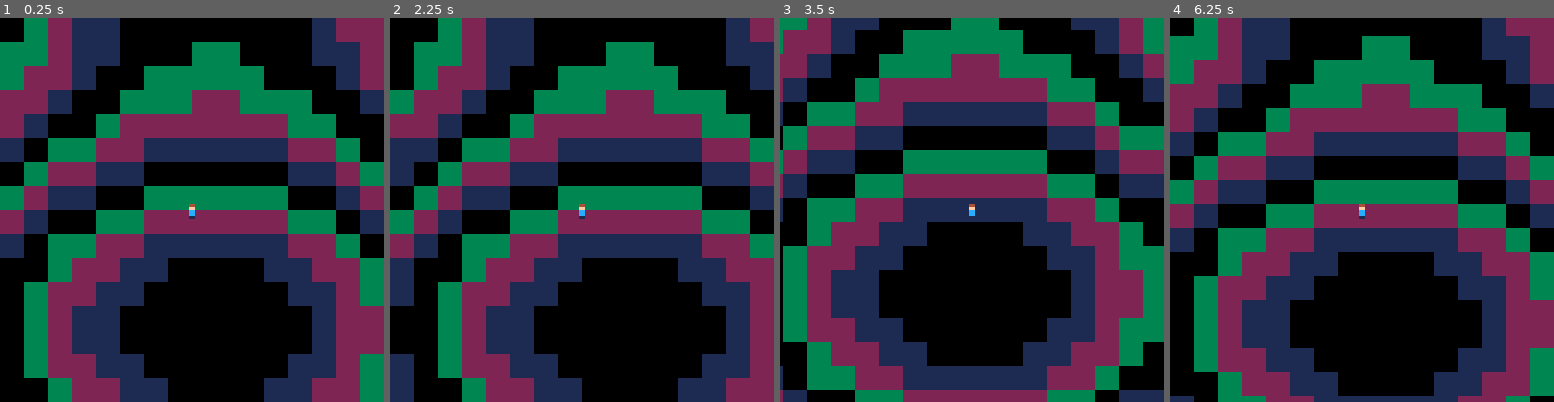
Above: before the commit, frames 1-4 (left to right).
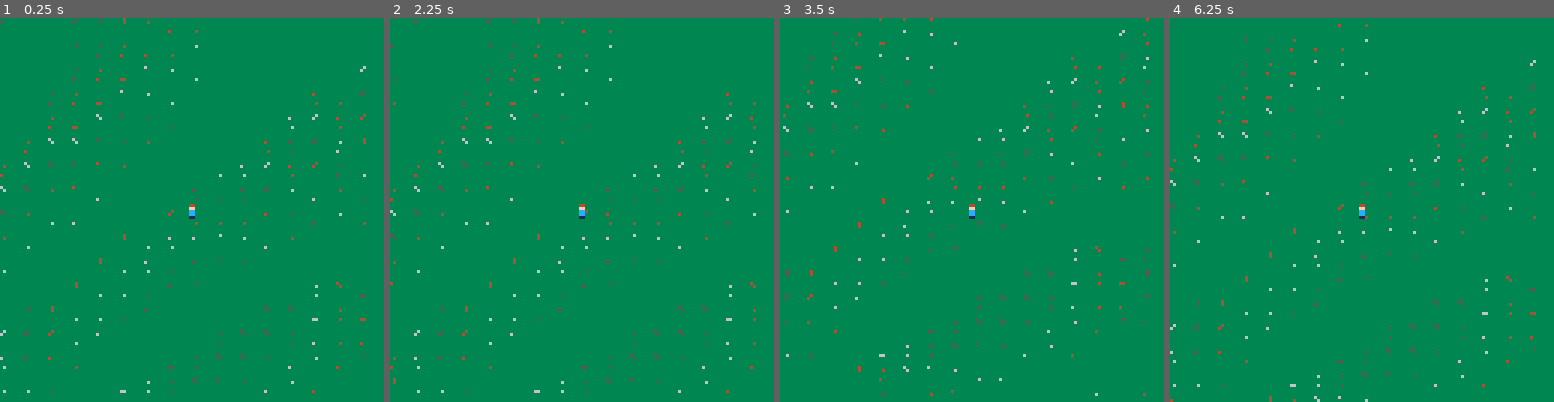
Above: after the commit, the same moments.

Repository: darabos/pico-8-projects
Game: PICO-8 cartridge buzz-survivor.p8
Two runs of this game, one before a commit and one after it. Both use one fixed random seed, a clock stepped at 60 frames per second and the inputs below.
Inputs:
- Up to frame 1 (0.25 s): no input
- Up to frame 2 (2.25 s): hold Left from 1.97 s (still down)
- Up to frame 3 (3.5 s): release Left at 2.37 s; hold Down 2.42-2.82 s; hold Right from 2.87 s (still down)
- Up to frame 4 (6.25 s): release Right at 3.53 s; hold Up 3.58-4.08 s; hold Right 4.13-4.53 s; hold Down 4.58-5.08 s; hold Left 5.13-5.8 s; hold Up 5.85-6.18 s; hold Left from 6.23 s (still down)

The runs differ from the first frame. In frame 1, 81% of the frame differs, in the area x 0-100%, y 0-100%; in frame 2, 82%; in frame 3, 79%; in frame 4, 81%.

Commit message:
Nice flower field.

Diff:
--- a/buzz-survivor.p8
+++ b/buzz-survivor.p8
@@ -12,14 +12,20 @@
  local fx=p.x\8
  local sy=p.y%8
  local fy=p.y\8
+ cls(3)
  for x=-1,16 do
   for y=-1,16 do
-   c=flr(
+   local c=flr(
     sin(0.03*(fx+x))*2^2+
-    cos(0.04*(fy+y))*2^2)%4
-   rectfill(
-    x*8-sx,y*8-sy,
-    x*8-sx+8,y*8-sy+8,c)
+    cos(0.04*(fy+y))*2^2)%3+4
+   local d=flr(
+    sin(0.015*(fx+x))*2^2+
+    cos(0.02*(fy+y))*2^2)%3+4
+   for z=1,d-4 do
+    local r=(fx+x+fy+y+z+c)^2
+    pset(
+     x*8-sx+r%3,y*8-sy+r%5,c)
+   end
   end
  end
  camera(p.x-60,p.y-60)
